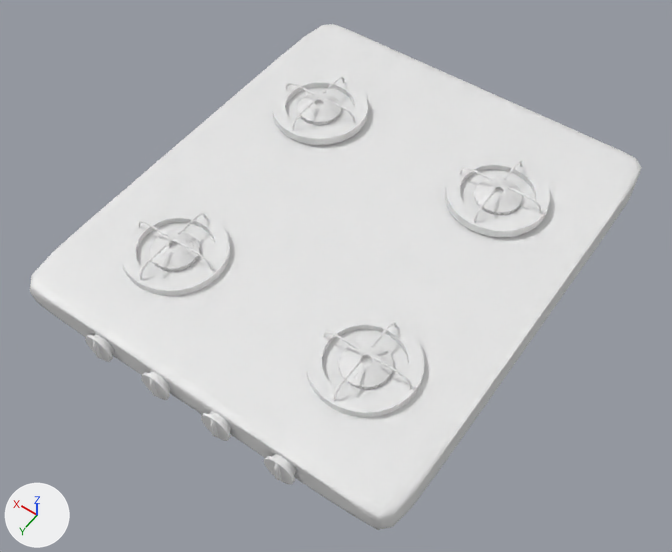
Before and after pictures for a commit that changed the Blender file Aidana/gas_stove.blend.
One viewpoint serves both versions: a camera (50 mm lens) standing at (-0.446, 0.012, 1.349) and looking at (-0.032, -0.567, 0.439). The lights are fixed; the arrows at lower left show +X, +Y and +Z.
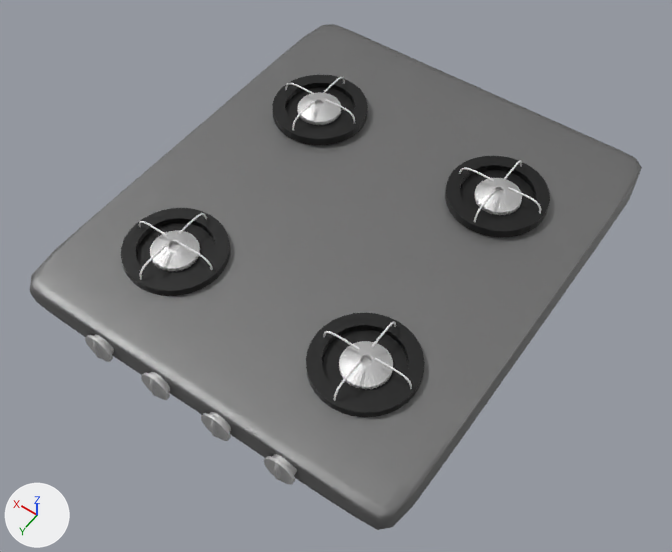
What differs and where, as boxes (x1, y1, x2, y2) in the pictures (672 x 552 px):
'Cube.002', recoloured (white to grey): (30, 24, 642, 530) in both
'Cylinder.001', recoloured (white to black): (306, 313, 425, 417) in both
'Cylinder', recoloured (white to black): (121, 208, 230, 296) in both
'Cylinder.008', recoloured (white to black): (445, 156, 550, 237) in both
'Cylinder.009', recoloured (white to black): (272, 75, 368, 145) in both
'Cylinder.003', recoloured (white to grey): (339, 341, 393, 390) in both
'Cylinder.002', recoloured (white to grey): (150, 230, 200, 272) in both
'Cylinder.006', recoloured (white to grey): (474, 178, 522, 215) in both
'Cylinder.007', recoloured (white to grey): (298, 92, 341, 125) in both
'Cylinder.005', recoloured: (264, 454, 297, 484) in both
'Cylinder.011', recoloured: (201, 412, 231, 441) in both
'Cylinder.010', recoloured: (141, 372, 170, 400) in both
'Cylinder.004', recoloured: (85, 334, 114, 362) in both

Patch to the scene script:
```diff
--- a/Aidana/gas_stove.blend.py
+++ b/Aidana/gas_stove.blend.py
@@ mat_material_001 @@
+mat_material_001 = principled_material('Material.001')
+mat_material_001.base_color = (0.216, 0.216, 0.216)  # grey #808080
+mat_material_001.metallic = 0.67
@@ mat_material @@
+mat_material = principled_material('Material')
+mat_material.base_color = (0.0, 0.0, 0.0)  # black #000000
@@ mat_material_002 @@
+mat_material_002 = principled_material('Material.002')
+mat_material_002.base_color = (0.613, 0.613, 0.613)  # light grey #cdcdcd
+mat_material_002.metallic = 0.67
@@ me_cylinder_016 @@
 me_cylinder_016.from_pydata(...)  # 242 vertices, 214 faces; spans x -1.29..1.29, y -1.29..1.29, z -1.0..1.6
+me_cylinder_016.materials.append(mat_material_002)  # light grey #cdcdcd
@@ me_cylinder_017 @@
 me_cylinder_017.from_pydata(...)  # 242 vertices, 214 faces; spans x -1.29..1.29, y -1.29..1.29, z -1.0..1.6
+me_cylinder_017.materials.append(mat_material_002)  # light grey #cdcdcd
@@ me_cylinder_018 @@
 me_cylinder_018.from_pydata(...)  # 128 vertices, 98 faces; spans x -1.0..1.0, y -1.0..1.0, z -1.0..1.0
+me_cylinder_018.materials.append(mat_material)  # black #000000
@@ me_cylinder_019 @@
 me_cylinder_019.from_pydata(...)  # 128 vertices, 98 faces; spans x -1.0..1.0, y -1.0..1.0, z -1.0..1.0
+me_cylinder_019.materials.append(mat_material)  # black #000000
@@ me_cylinder_020 @@
 me_cylinder_020.from_pydata(...)  # 3328 vertices, 3298 faces; spans x -1.0..1.0, y -1.0..1.0, z -2.97..1.0
+me_cylinder_020.materials.append(mat_material_002)  # light grey #cdcdcd
@@ me_cylinder_021 @@
 me_cylinder_021.from_pydata(...)  # 3328 vertices, 3298 faces; spans x -1.0..1.0, y -1.0..1.0, z -2.97..1.0
+me_cylinder_021.materials.append(mat_material_002)  # light grey #cdcdcd
@@ me_cylinder_022 @@
 me_cylinder_022.from_pydata(...)  # 242 vertices, 214 faces; spans x -1.29..1.29, y -1.29..1.29, z -1.0..1.6
+me_cylinder_022.materials.append(mat_material_002)  # light grey #cdcdcd
@@ me_cylinder_023 @@
 me_cylinder_023.from_pydata(...)  # 242 vertices, 214 faces; spans x -1.29..1.29, y -1.29..1.29, z -1.0..1.6
+me_cylinder_023.materials.append(mat_material_002)  # light grey #cdcdcd
@@ me_cylinder_024 @@
 me_cylinder_024.from_pydata(...)  # 3328 vertices, 3298 faces; spans x -1.0..1.0, y -1.0..1.0, z -2.97..1.0
+me_cylinder_024.materials.append(mat_material_002)  # light grey #cdcdcd
@@ me_cylinder_025 @@
 me_cylinder_025.from_pydata(...)  # 3328 vertices, 3298 faces; spans x -1.0..1.0, y -1.0..1.0, z -2.97..1.0
+me_cylinder_025.materials.append(mat_material_002)  # light grey #cdcdcd
@@ me_cylinder_026 @@
 me_cylinder_026.from_pydata(...)  # 128 vertices, 98 faces; spans x -1.0..1.0, y -1.0..1.0, z -1.0..1.0
+me_cylinder_026.materials.append(mat_material)  # black #000000
@@ me_cylinder_027 @@
 me_cylinder_027.from_pydata(...)  # 128 vertices, 98 faces; spans x -1.0..1.0, y -1.0..1.0, z -1.0..1.0
+me_cylinder_027.materials.append(mat_material)  # black #000000
@@ me_cube_085 @@
 me_cube_085.from_pydata(...)  # 64 vertices, 62 faces; spans x -0.293..0.293, y -0.165..0.165, z -0.019..0.019
+me_cube_085.materials.append(mat_material_001)  # grey #808080
```
